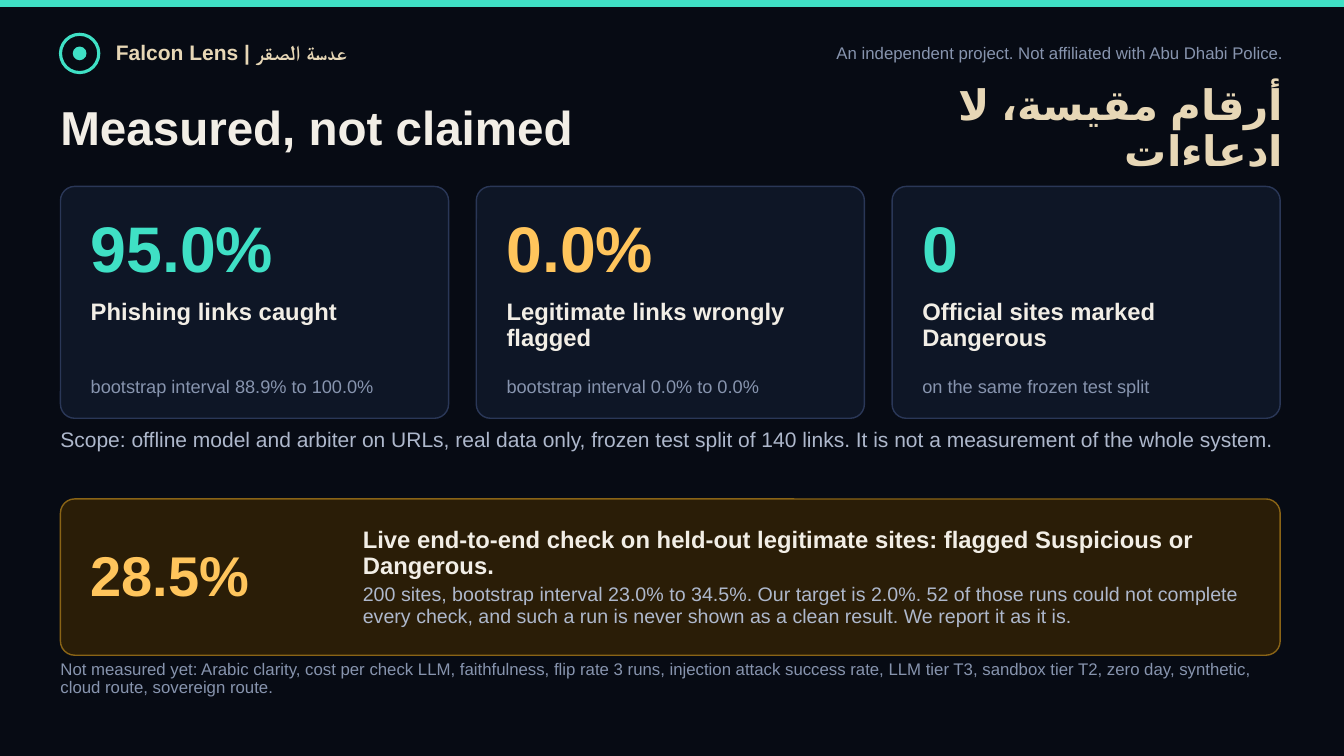
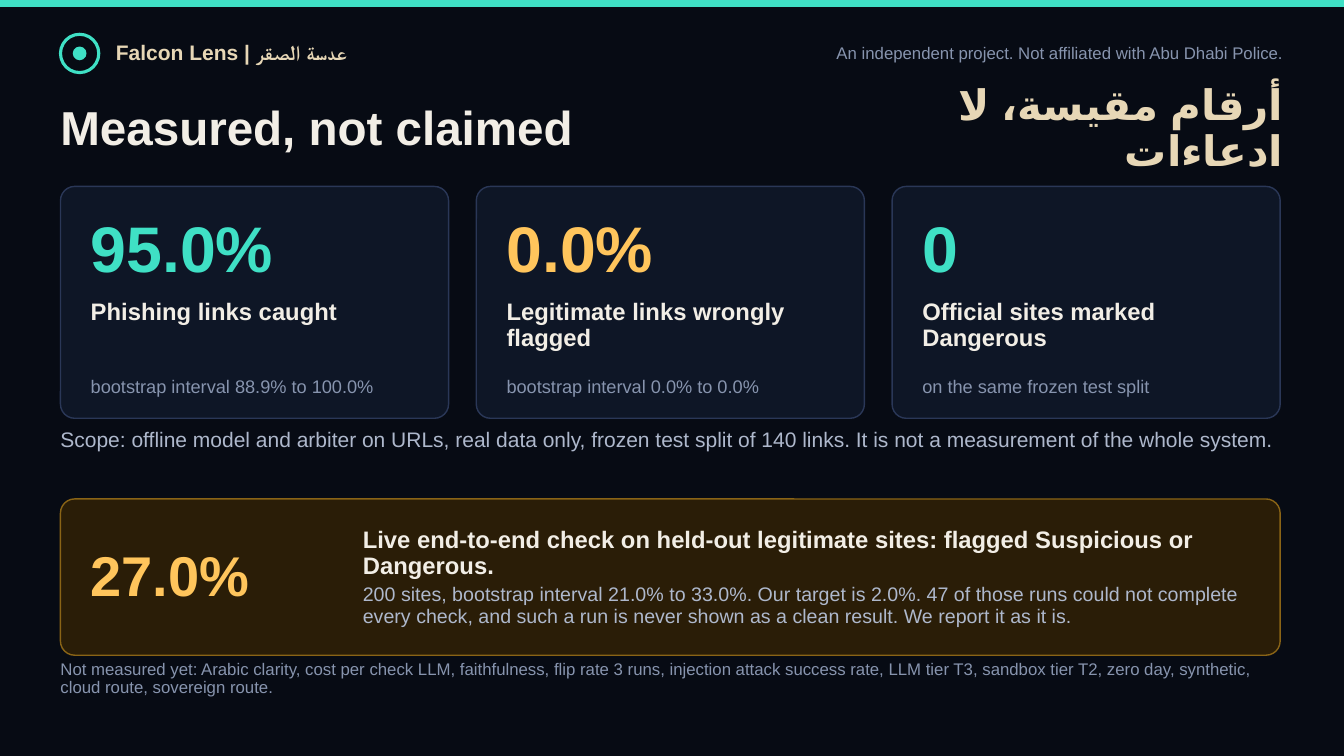
Before and after one commit to Muhammadatef/falcon-lens, a slide deck: slide 6 of submission/FalconLens_ScamShield.pptx. Drawn at 1344x756 pixels with LibreOffice and Linux fonts; fonts in the diff are those of the drawing. Boxes give left, top, right and bottom in pixels: in the first picture for what was removed or moved away, otherwise in the second. Text is boxed around its words. In the diff, an @@ line names an element or a change of style, - is before the commit and + after.

```diff
--- a/submission/FalconLens_ScamShield.pptx
+++ b/submission/FalconLens_ScamShield.pptx
@@ text at box(91, 557, 250, 597): text changed @@
-28.5%
+27.0%
@@ text at box(363, 586, 1238, 627): text changed @@
-200 sites, bootstrap interval 23.0% to 34.5%. Our target is 2.0%. 52 of those runs could not complete every check, and such a run is never shown as a clean result. We report it as it is.
+200 sites, bootstrap interval 21.0% to 33.0%. Our target is 2.0%. 47 of those runs could not complete every check, and such a run is never shown as a clean result. We report it as it is.
```
Also in this commit, not shown: 1 other slide changed, 8 other files.
